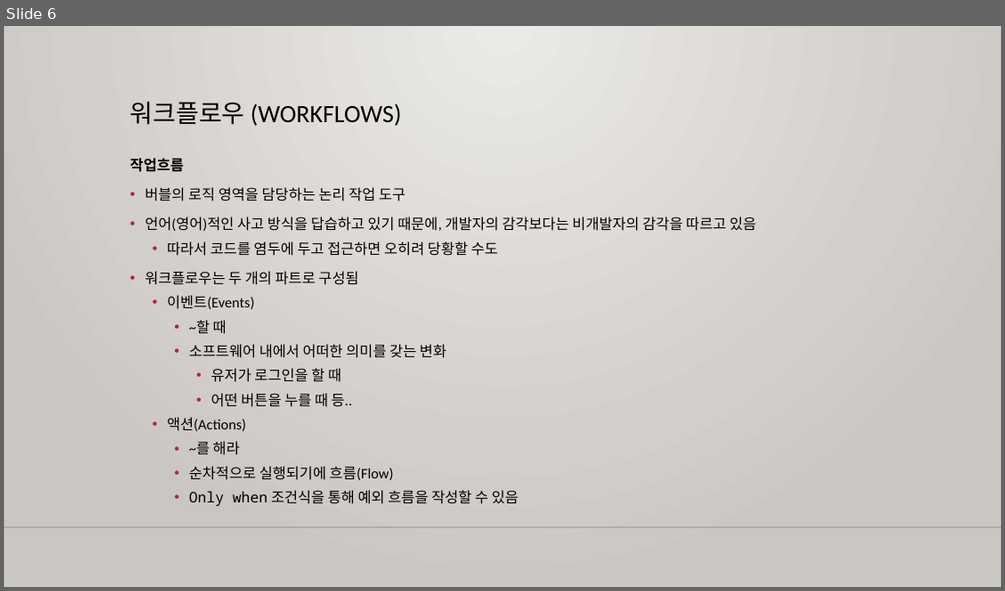
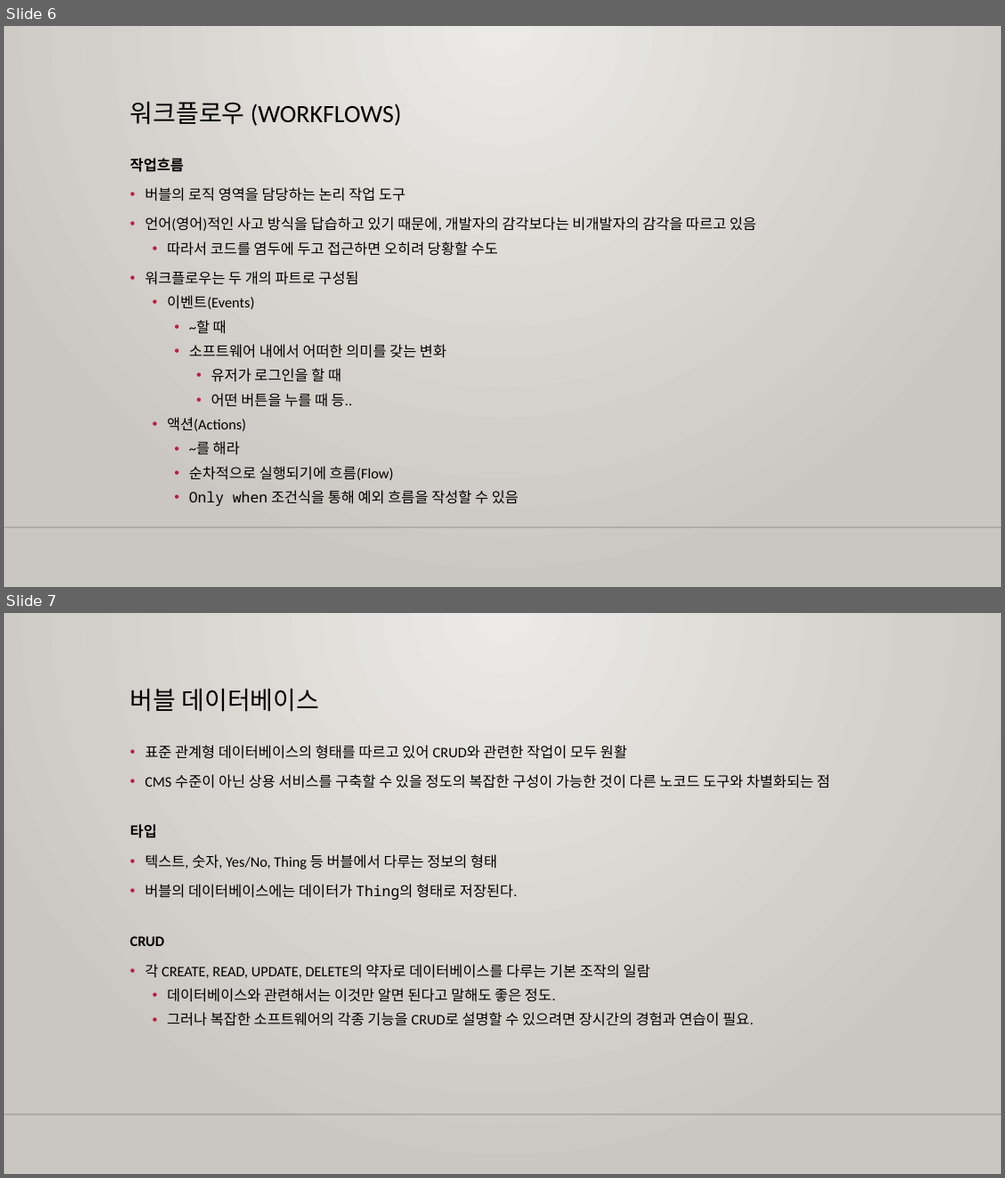
Before and after one commit to m00nlygreat/obsidian-vault, a slide deck: 노코드 엔지니어링/노코드 최강자 버블.pptx. Shown one above the other, each under a label of ours: slide 6 before the commit, slides 6 and 7 after it. The pictures are 1005x591 and 1005x1178 pixels, drawn with LibreOffice and Linux fonts; fonts in the diff are those of the drawing; background and template pictures are left out. Boxes give left, top, right and bottom in pixels: in the first picture for what was removed or moved away, otherwise in the second. Text is boxed around its words. In the diff, an @@ line names an element or a change of style, - is before the commit and + after.

Commit message:
백업 완료: 2023-11-26 06:01:28
Affected files:
노코드 엔지니어링/노코드 최강자 버블.pptx

```diff
--- a/노코드 엔지니어링/노코드 최강자 버블.pptx
+++ b/노코드 엔지니어링/노코드 최강자 버블.pptx
@@ slide 7 added at <box>4,613,1001,1174</box>, background gradient #ECEAE7 to #CAC7C1; not listed: 1 template element that a slide beside it also shows @@
@@ title added at <box>130,689,320,712</box>, 24 pt, text #000000 @@
+버블 데이터베이스
@@ text added at <box>130,745,830,1026</box>, 14 pt, text #000000 @@
+• 표준 관계형 데이터베이스의 형태를 따르고 있어 CRUD와 관련한 작업이 모두 원활
+• CMS 수준이 아닌 상용 서비스를 구축할 수 있을 정도의 복잡한 구성이 가능한 것이 다른 노코드 도구와 차별화되는 점
+타입
+• 텍스트, 숫자, Yes/No, Thing 등 버블에서 다루는 정보의 형태
+• 버블의 데이터베이스에는 데이터가 Thing의 형태로 저장된다.
+CRUD
+• 각 CREATE, READ, UPDATE, DELETE의 약자로 데이터베이스를 다루는 기본 조작의 일람
+  • 데이터베이스와 관련해서는 이것만 알면 된다고 말해도 좋은 정도.
+  • 그러나 복잡한 소프트웨어의 각종 기능을 CRUD로 설명할 수 있으려면 장시간의 경험과 연습이 필요.
```
Also in this commit, not shown: 5 other slides added.
